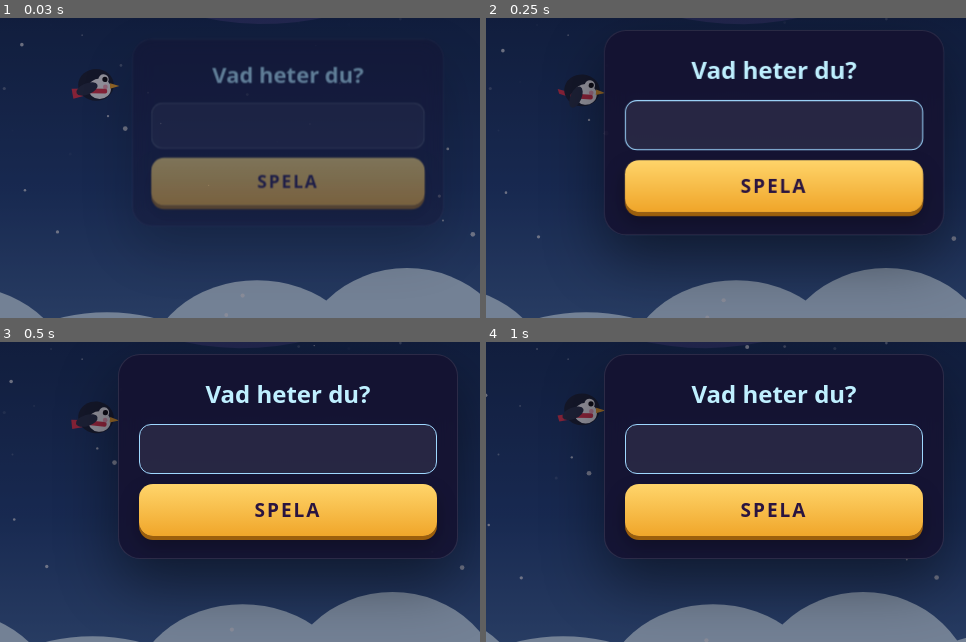
Above: before the commit, frames 1-4 (two rows, left to right).
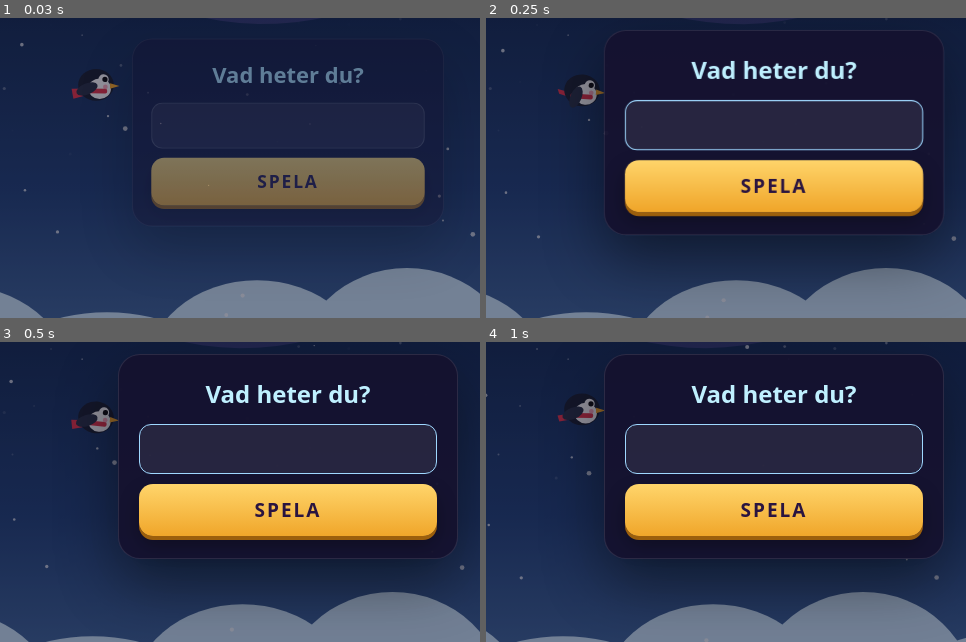
Above: after the commit, the same moments.

Repository: geapanenbanan/games
Game: browser game, page site/play/pingo/index.html
The game is run twice, just before and just after one commit, with the same random seed, the same clock (stepped at 60 frames per second) and the same inputs.
Inputs (mouse positions are % of the whole screen's width and height, from its top left):
- Up to frame 1 (0.03 s): no input
- Up to frame 2 (0.25 s): no input
- Up to frame 3 (0.5 s): click (50, 50) at 0.27 s
- Up to frame 4 (1 s): no input
The pictures show only the part of the screen within x 20-70%, y 31-81%; the shares and areas given below are measured in that part.

The runs differ from the first frame. In frame 1, 0.1% of the frame differs, in the area x 31-89%, y 16-57%; in frame 2, less than 0.1%; in frame 3, less than 0.1%; in frame 4, less than 0.1%.

Commit message:
Pingo 1.1.1: åtgärda flimmer i Firefox
- Ta bort backdrop-filter över den animerade canvasen
- Sätt bara om canvasens storlek när den faktiskt ändras
- Himlen hoppar inte längre mellan kväll och skymning vid rundstart
- Återanvänd gradienter i stället för nya varje bildruta

Co-Authored-By: Claude Opus 5.5 <noreply@anthropic.com>
Claude-Session: https://claude.ai/code/session_01Fnpi22VwHWDWzyG8xYZ3T2

Diff:
--- a/site/play/pingo/index.html
+++ b/site/play/pingo/index.html
@@ -13,7 +13,7 @@
   canvas#c{display:block;width:100vw;height:100vh;height:100dvh}
   [hidden]{display:none!important}
   .ov{position:fixed;inset:0;display:flex;align-items:center;justify-content:center;padding:20px;box-sizing:border-box;background:rgba(10,8,30,.45);z-index:3;overflow-y:auto}
-  .card{background:rgba(22,18,48,.86);-webkit-backdrop-filter:blur(12px);backdrop-filter:blur(12px);border:1px solid rgba(255,255,255,.1); …(220 unchanged characters)…
+  .card{background:rgba(22,18,48,.95);border:1px solid rgba(255,255,255,.1); …(220 unchanged characters)…
   @keyframes pop{from{transform:scale(.85);opacity:0}to{transform:none;opacity:1}}
   h1{margin:0 0 4px;font-weight:900;font-size:34px;letter-spacing:1px;color:#bff0ff}
   .who{margin:0 0 14px;font-size:14px;opacity:.8}
@@ -36,7 +36,7 @@
   #nm label{display:block;font-weight:900;font-size:24px;margin-bottom:14px;color:#bff0ff}
   #nm input{width:100%;box-sizing:border-box;font:500 18px 'Rubik',system-ui,sans-serif;padding:12px;border-radius:12px;border:1px solid rgba(255,255,255,.18);background:rgba(255,255,255,.08);color:#fff;text-align:center;outline:none;-webkit-user-select:text;user-select:text}
   #nm input:focus{border-color:#9fd8ff}
-  #mbtn{position:fixed;top:calc(env(safe-area-inset-top,0px) …(114 unchanged characters)… se;color:#fff;background:rgba(15,12,35,.62);-webkit-backdrop-filter:blur(8px);backdrop-filter:blur(8px);border:1px solid rgba(255,255,255,.12);border-radius:999px;padding:8px 16px;cursor:pointer}
+  #mbtn{position:fixed;top:calc(env(safe-area-inset-top,0px) …(114 unchanged characters)… se;color:#fff;background:rgba(15,12,35,.82);border:1px solid rgba(255,255,255,.12);border-radius:999px;padding:8px 16px;cursor:pointer}
 </style>
 </head>
 <body>
@@ -105,9 +105,11 @@
   dpr = Math.min(window.devicePixelRatio || 1, 2);
   const h = cv.clientHeight || innerHeight, w = cv.clientWidth || innerWidth;
   S = h / VH; W = w / S;
-  cv.width = w * dpr; cv.height = h * dpr;
+  const pw = Math.round(w * dpr), ph = Math.round(h * dpr);
+  if (cv.width !== pw || cv.height !== ph){ cv.width = pw; cv.height = ph; }
   ctx.setTransform(S*dpr,0,0,S*dpr,0,0);
   if (state !== 'play' && state !== 'dead') bird.x = W * 0.3;
+  if (typeof draw === 'function' && pillarG) draw();
 }
 addEventListener('resize', resize);
 
@@ -239,7 +241,7 @@
   flash = Math.max(0, flash - dt*3);
   shake = Math.max(0, shake - dt*40);
   bird.wing = Math.max(0, bird.wing - dt*5);
-  const target = (state === 'play' || state === 'dead') ? stageFor(passed) : 1;
+  const target = state === 'menu' ? 1 : stageFor(passed);
   skyF += Math.sign(target - skyF) * Math.min(Math.abs(target - skyF), dt*0.6);
   const storm = Math.max(0, skyF - 3);
   const sp = state === 'dead' ? 0 : speed();
@@ -326,11 +328,14 @@
 // ---------- ritning ----------
 function rr(c,x,y,w,h,r){ c.beginPath(); c.roundRect ? c.roundRect(x,y,w,h,r) : c.rect(x,y,w,h); }
 
+let bgG = null, bgKey = '';
 function drawBg(){
-  const P = pal();
-  const g = ctx.createLinearGradient(0,0,0,VH);
-  g.addColorStop(0,P.a); g.addColorStop(0.6,P.b); g.addColorStop(1,P.c);
-  ctx.fillStyle = g; ctx.fillRect(-20,-20,W+40,VH+40);
+  const P = pal(), key = P.a + P.b + P.c;
+  if (key !== bgKey){
+    bgG = ctx.createLinearGradient(0,0,0,VH);
+    bgG.addColorStop(0,P.a); bgG.addColorStop(0.6,P.b); bgG.addColorStop(1,P.c); bgKey = key;
+  }
+  ctx.fillStyle = bgG; ctx.fillRect(-20,-20,W+40,VH+40);
   if (P.star > 0.01){
     ctx.fillStyle = '#fff';
     for (const s of stars){ ctx.globalAlpha = P.star*(0.5 + 0.5*Math.sin(t*2 + s.p)); ctx.beginPath(); ctx.arc(s.x*W, s.y*VH, s.r, 0, 7); ctx.fill(); }
@@ -352,10 +357,14 @@
   ctx.globalAlpha = 1;
 }
 
+function pillarGrad(a, b, c){
+  const g = ctx.createLinearGradient(0,0,72,0);
+  g.addColorStop(0,a); g.addColorStop(0.35,b); g.addColorStop(1,c); return g;
+}
+const pillarG = [pillarGrad('#7cc7ee','#e6f7ff','#4ea5d6'), pillarGrad('#9fb4f0','#eef0ff','#6f7fd6')];
 function drawPillar(x, y, w, h, top, moving){
-  const g = ctx.createLinearGradient(x,0,x+w,0);
-  if (moving){ g.addColorStop(0,'#9fb4f0'); g.addColorStop(0.35,'#eef0ff'); g.addColorStop(1,'#6f7fd6'); }
-  else { g.addColorStop(0,'#7cc7ee'); g.addColorStop(0.35,'#e6f7ff'); g.addColorStop(1,'#4ea5d6'); }
+  ctx.save(); ctx.translate(x, 0); x = 0;
+  const g = pillarG[moving ? 1 : 0];
   ctx.fillStyle = g; rr(ctx, x, y, w, h, 6); ctx.fill();
   ctx.strokeStyle = 'rgba(20,60,100,.5)'; ctx.lineWidth = 2; ctx.stroke();
   const capY = top ? y + h - 22 : y;
@@ -369,6 +378,7 @@
   } else {
     ctx.fillStyle = '#fff'; rr(ctx, x-6, capY-5, w+12, 9, 5); ctx.fill();
   }
+  ctx.restore();
 }
 
 function drawFish(f){
@@ -580,7 +590,7 @@
   update(dt); draw();
   requestAnimationFrame(loop);
 }
-resize(); skyF = 1;
+skyF = 1; resize();
 if (playerName) showMenu(); else askName(null);
 requestAnimationFrame(loop);
 })();
